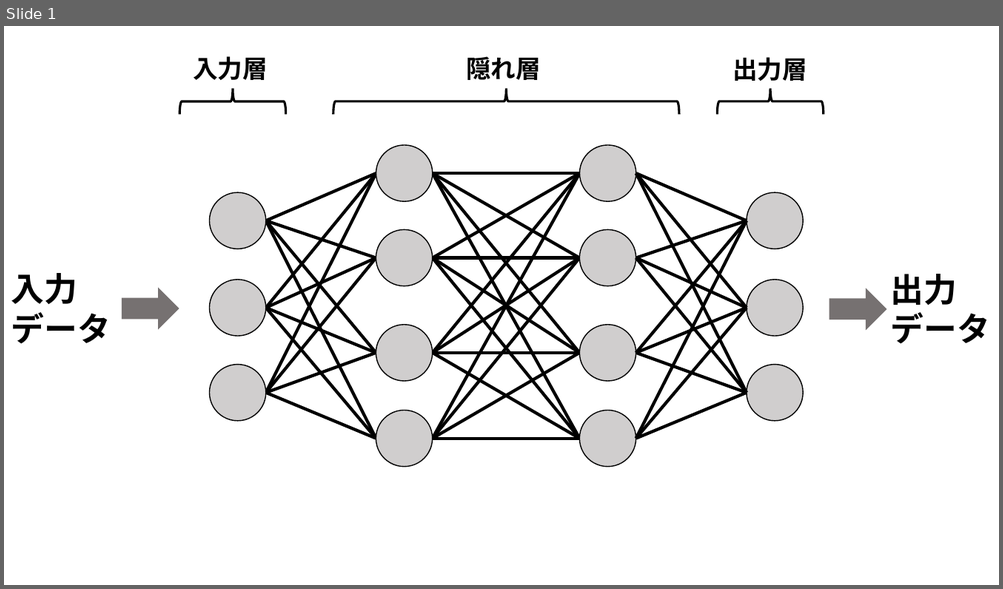
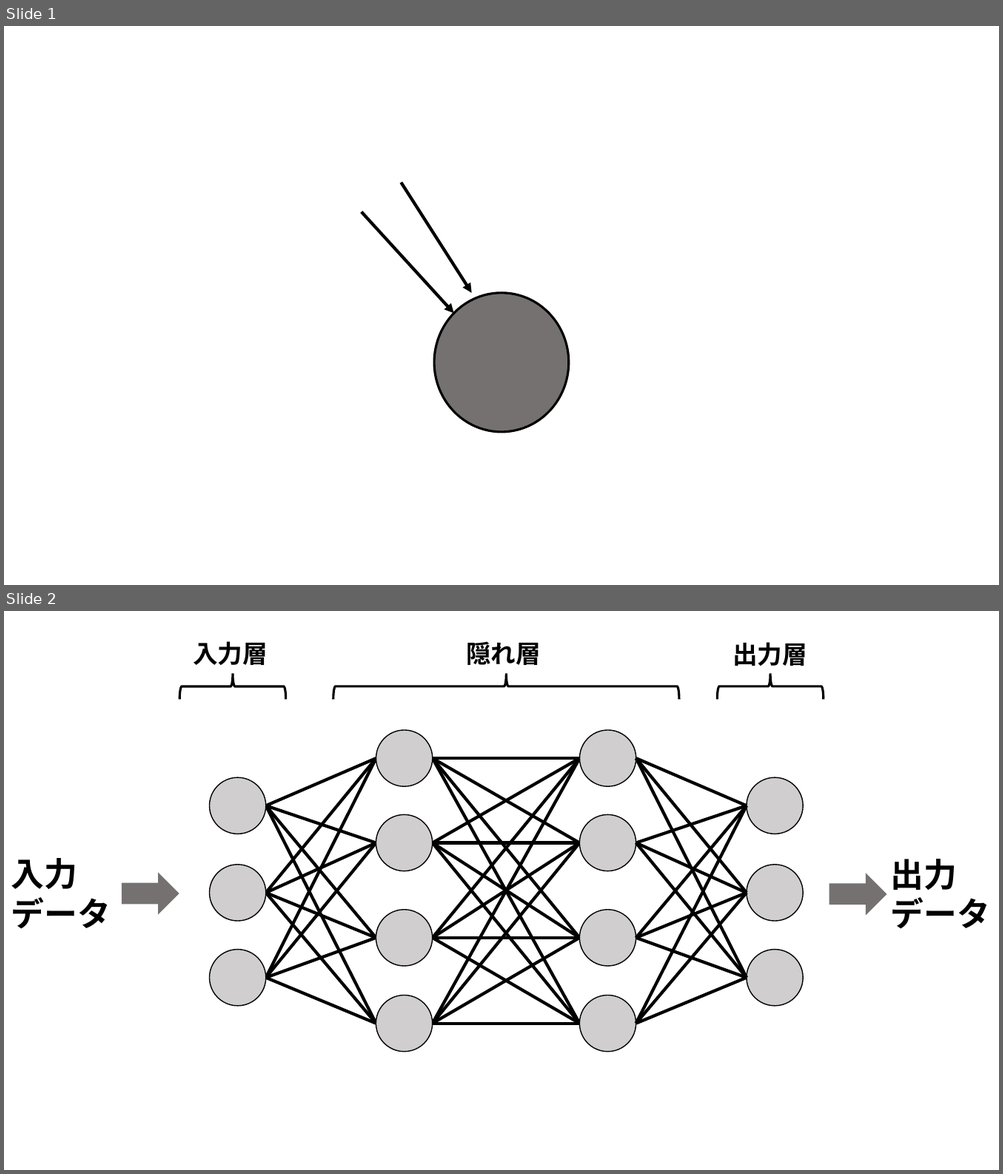
Before and after one commit to rurusasu/tex, a slide deck: 卒研発表tex用_イラスト.pptx. Shown one above the other, each under a label of ours: slide 1 before the commit, slides 1 and 2 after it. The pictures are 1003x589 and 1003x1174 pixels, drawn with LibreOffice and Linux fonts; fonts in the diff are those of the drawing. Boxes give left, top, right and bottom in pixels: in the first picture for what was removed or moved away, otherwise in the second. Text is boxed around its words. In the diff, an @@ line names an element or a change of style, - is before the commit and + after.

```diff
--- a/卒研発表tex用_イラスト.pptx
+++ b/卒研発表tex用_イラスト.pptx
@@ slide 1 added at <box>4,26,999,585</box>, background #FFFFFF @@
@@ arrow added from (401, 183) to (472, 293), #000000 3 pt @@
@@ arrow added from (361, 212) to (454, 313), #000000 3 pt @@
@@ ellipse added at <box>435,293,569,432</box>, fill #767171, outline #000000 2.25 pt @@
@@ what was slide 1 is now slide 2 @@
```
Also in this commit, not shown: 1 other file.
